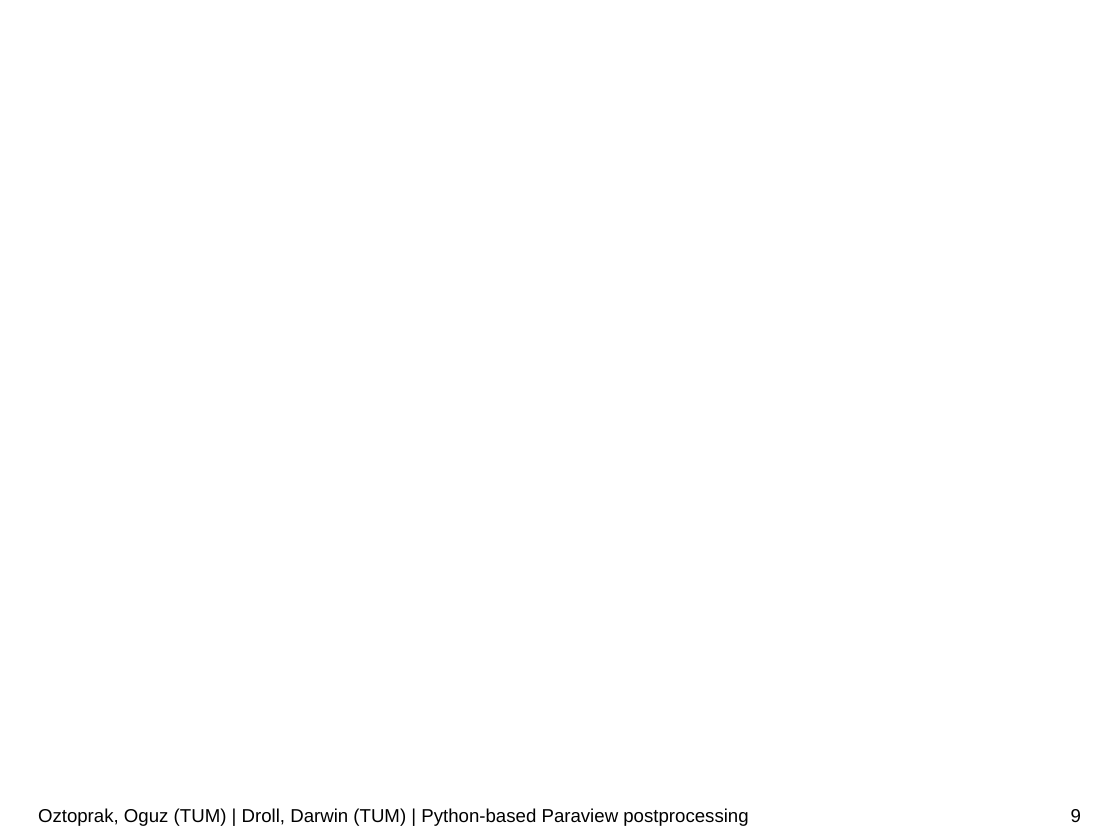
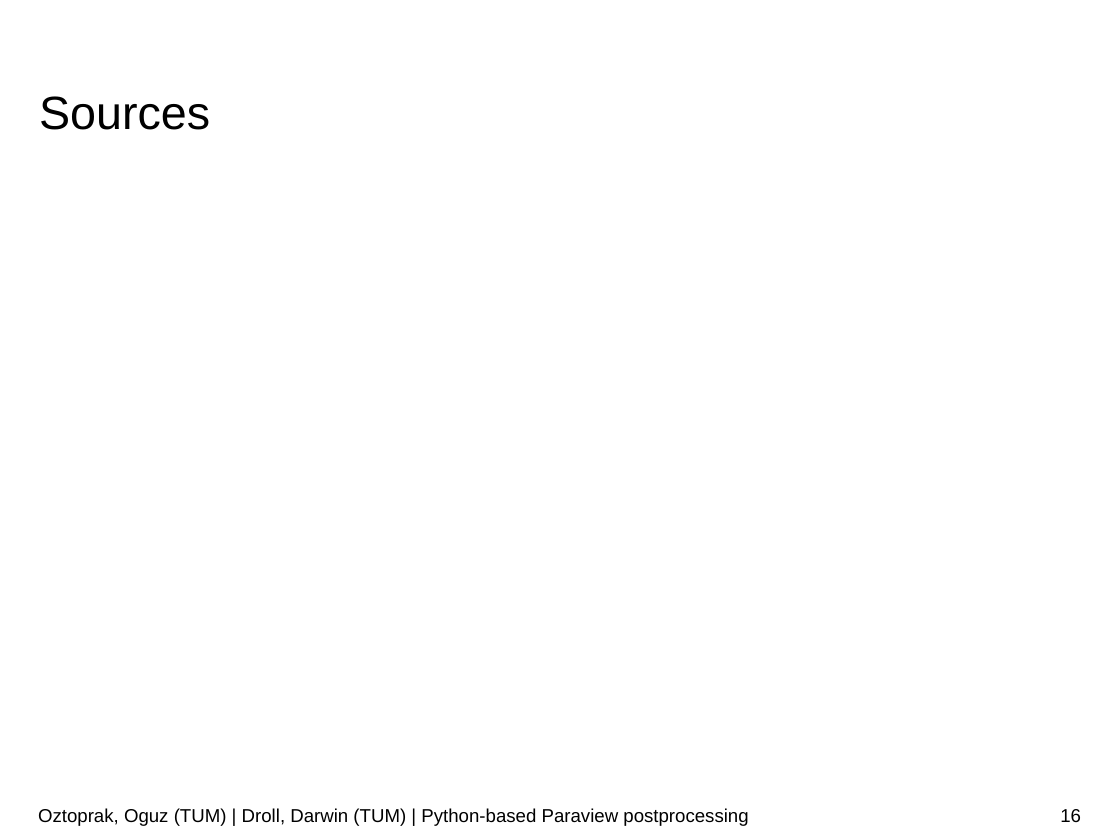
Before and after one commit to JusticeBoi/Paraview-PostProcessing-SoftwareLab, a slide deck: slide 16 of Paraview-postprocessor.pptx (slide 9 before the commit). Drawn at 1120x840 pixels with LibreOffice and Linux fonts; fonts in the diff are those of the drawing; background and template pictures are left out. Boxes give left, top, right and bottom in pixels: in the first picture for what was removed or moved away, otherwise in the second. Text is boxed around its words. In the diff, an @@ line names an element or a change of style, - is before the commit and + after.

```diff
--- a/Paraview-postprocessor.pptx
+++ b/Paraview-postprocessor.pptx
@@ text "Sources" at (39, 96, 210, 130): line spacing 4pt to 11.3pt @@
@@ page number at (1060, 809, 1081, 822): text changed @@
-9
+16
```
Also in this commit, not shown: 8 other slides changed, 7 slides added.
